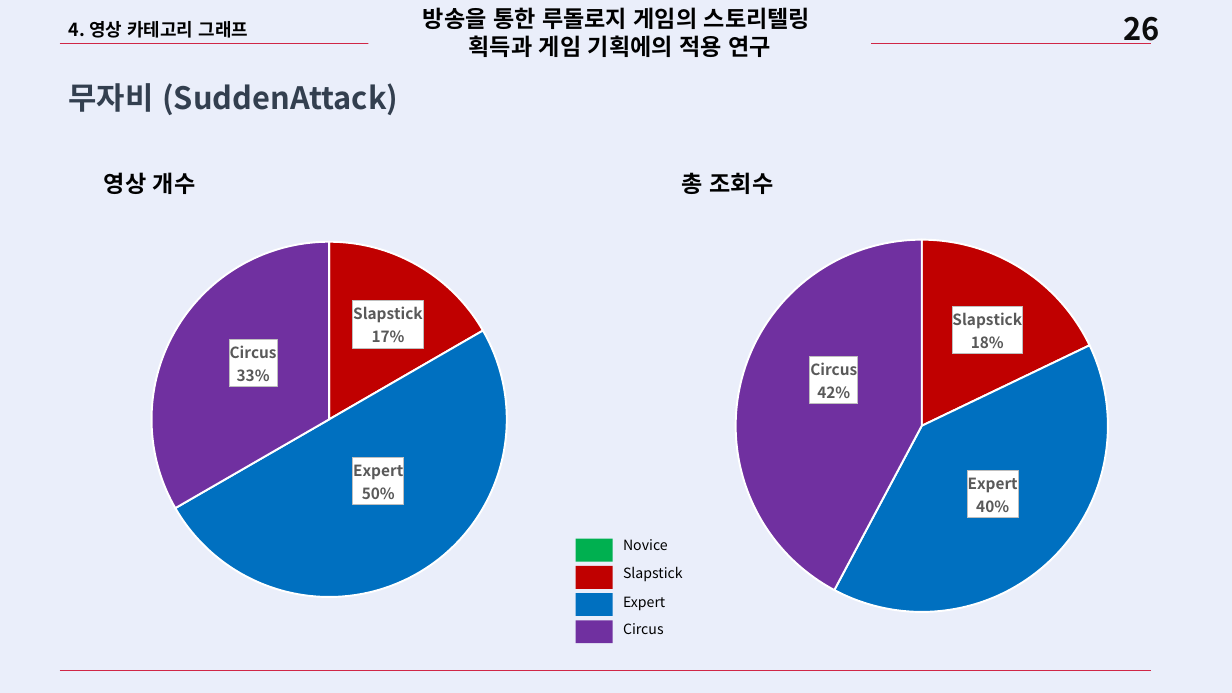
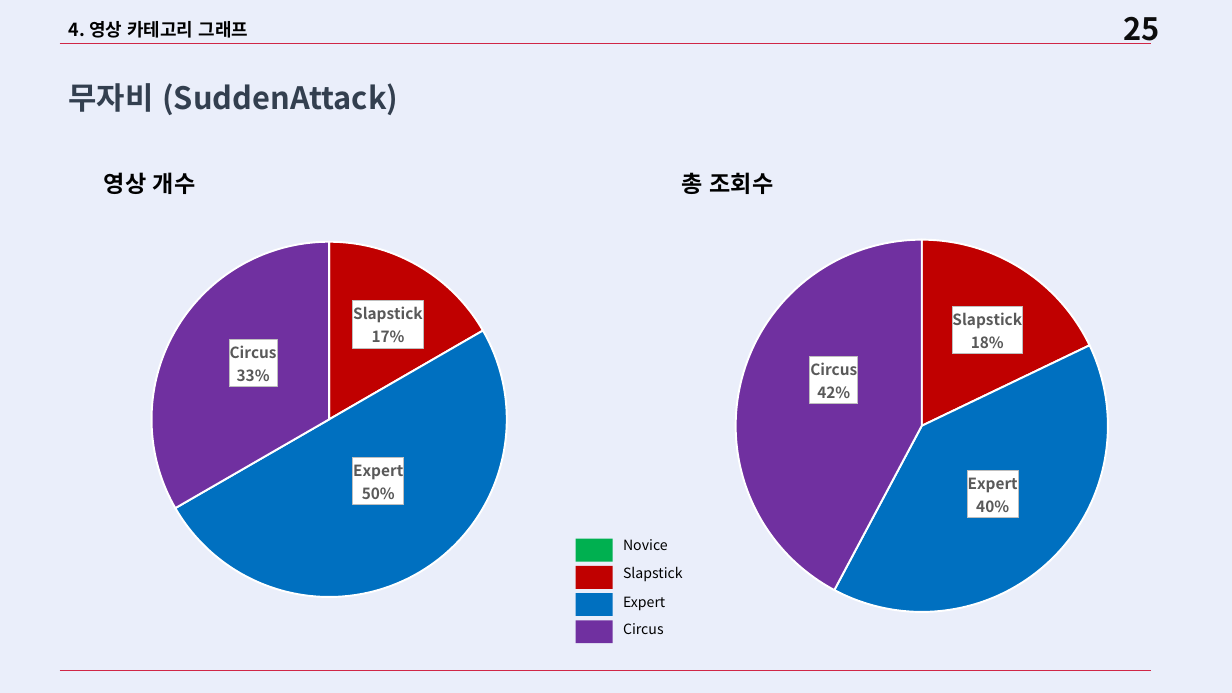
Before and after one commit to Bumizi/Thesis, a slide deck: slide 25 of 학회 제출본/게임 및 영상 분석 작업/5. 타 장르 분석/2. 시트지 기반 분석 PPT/200724_하계특훈_PUBG&차이점분석방법.pptx (slide 26 before the commit). Drawn at 1232x693 pixels with LibreOffice and Linux fonts; fonts in the diff are those of the drawing. Boxes give left, top, right and bottom in pixels: in the first picture for what was removed or moved away, otherwise in the second. Text is boxed around its words. In the diff, an @@ line names an element or a change of style, - is before the commit and + after.

```diff
--- a/학회 제출본/게임 및 영상 분석 작업/5. 타 장르 분석/2. 시트지 기반 분석 PPT/200724_하계특훈_PUBG&차이점분석방법.pptx
+++ b/학회 제출본/게임 및 영상 분석 작업/5. 타 장르 분석/2. 시트지 기반 분석 PPT/200724_하계특훈_PUBG&차이점분석방법.pptx
@@ text removed at bbox=[423, 7, 810, 57] @@
-방송을 통한 루돌로지 게임의 스토리텔링
-획득과 게임 기획에의 적용 연구
@@ page number at bbox=[1123, 16, 1159, 44]: text changed @@
-26
+25
```
Also in this commit, not shown: 28 other slides changed, 3 slides removed, 18 other files.
